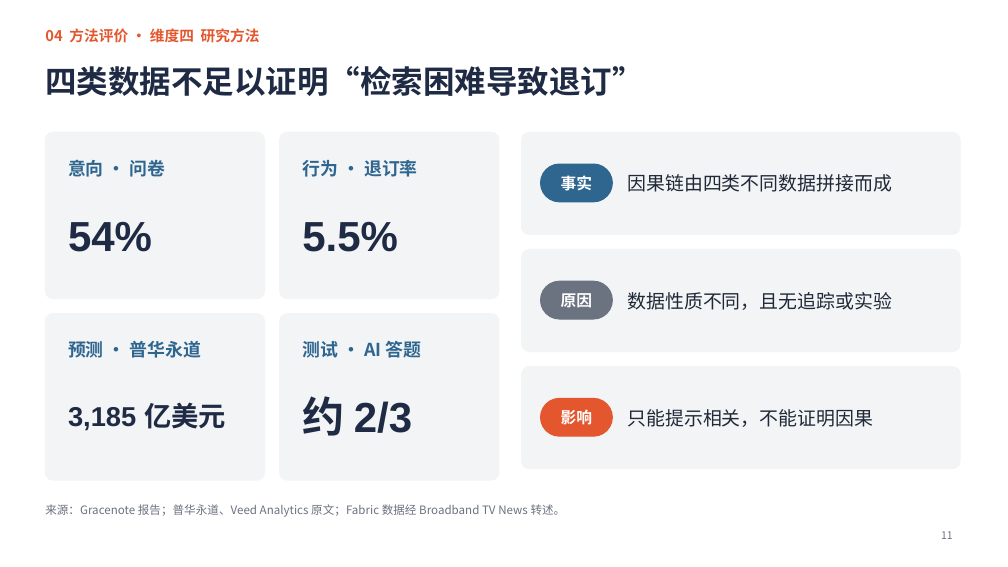
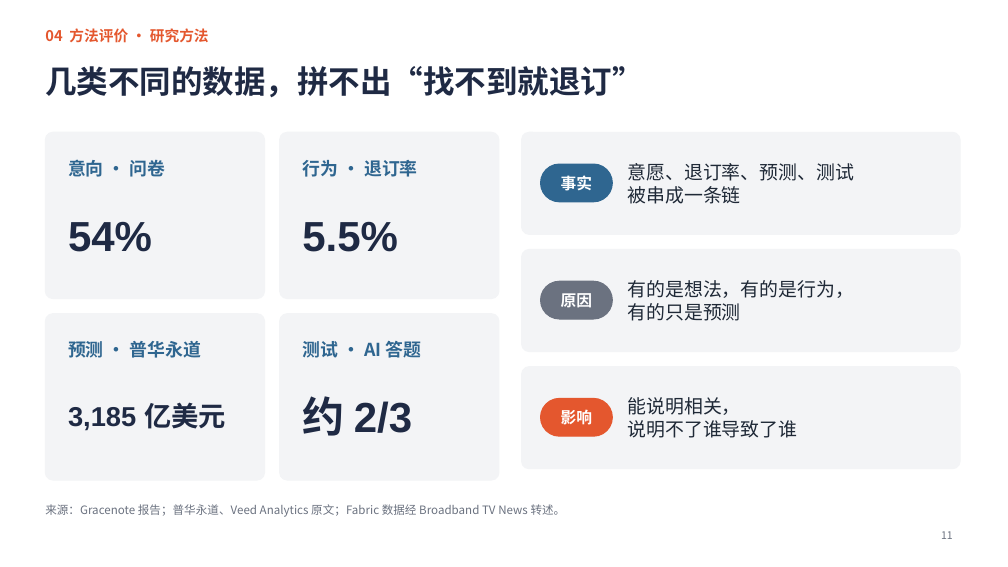
Before and after one commit to jayleo113/ppt, a slide deck: slide 11 of Gracenote报告解读_课堂汇报.pptx. Drawn at 1008x567 pixels with LibreOffice and Linux fonts; fonts in the diff are those of the drawing. Boxes give left, top, right and bottom in pixels: in the first picture for what was removed or moved away, otherwise in the second. Text is boxed around its words. In the diff, an @@ line names an element or a change of style, - is before the commit and + after.

```diff
--- a/Gracenote报告解读_课堂汇报.pptx
+++ b/Gracenote报告解读_课堂汇报.pptx
@@ text at box(45, 28, 209, 43): text changed @@
-04 方法评价 · 维度四 研究方法
+04 方法评价 · 研究方法
@@ title at box(45, 66, 643, 97): text changed @@
-四类数据不足以证明“检索困难导致退订”
+几类不同的数据，拼不出“找不到就退订”
@@ text at box(627, 163, 854, 204): text changed @@
-因果链由四类不同数据拼接而成
+意愿、退订率、预测、测试
+被串成一条链
@@ text at box(627, 280, 854, 321): text changed @@
-数据性质不同，且无追踪或实验
+有的是想法，有的是行为，
+有的只是预测
@@ text at box(627, 397, 797, 438): text changed @@
-只能提示相关，不能证明因果
+能说明相关，
+说明不了谁导致了谁
```
Also in this commit, not shown: 12 other slides changed, 4 other files.
